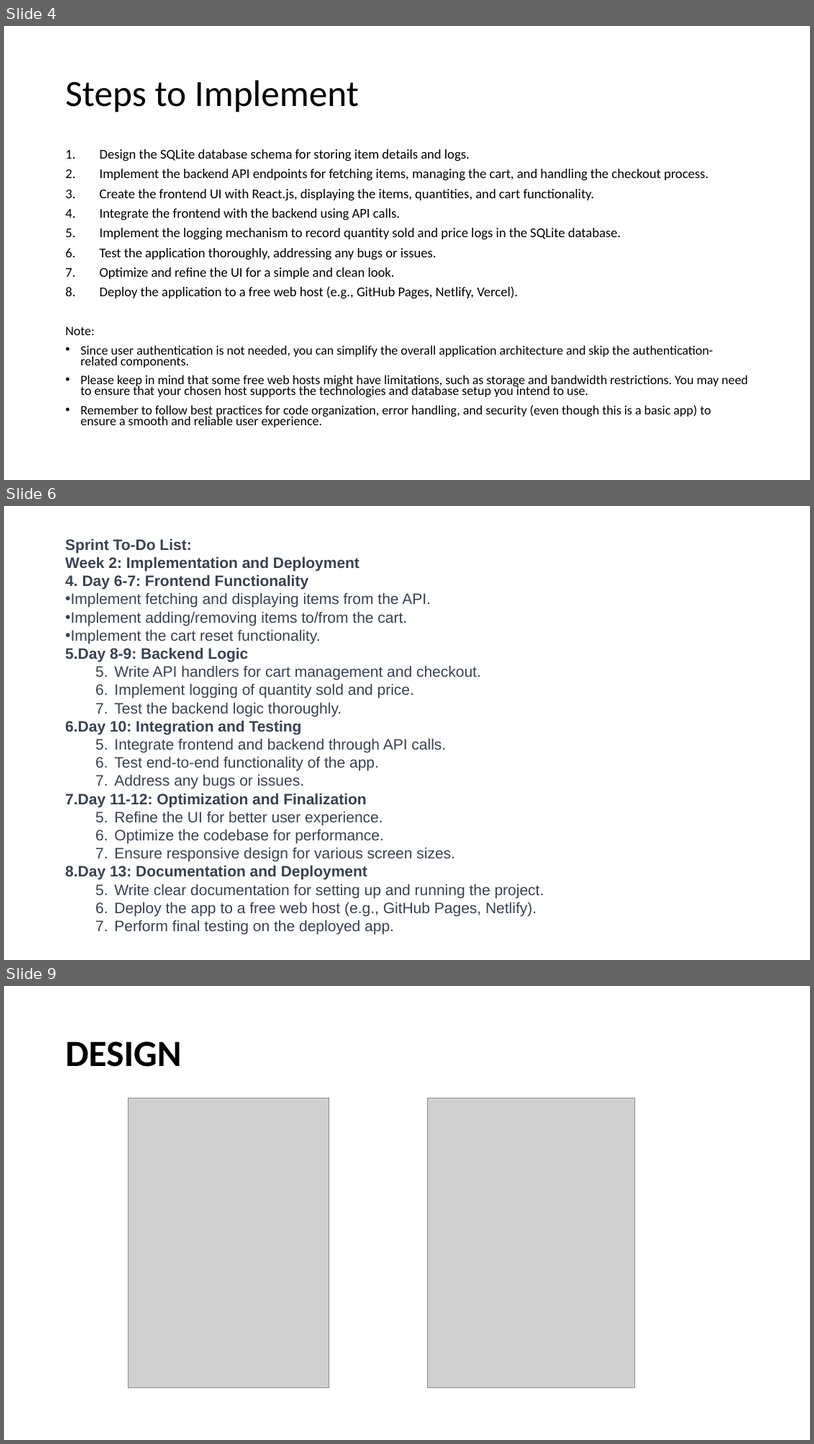
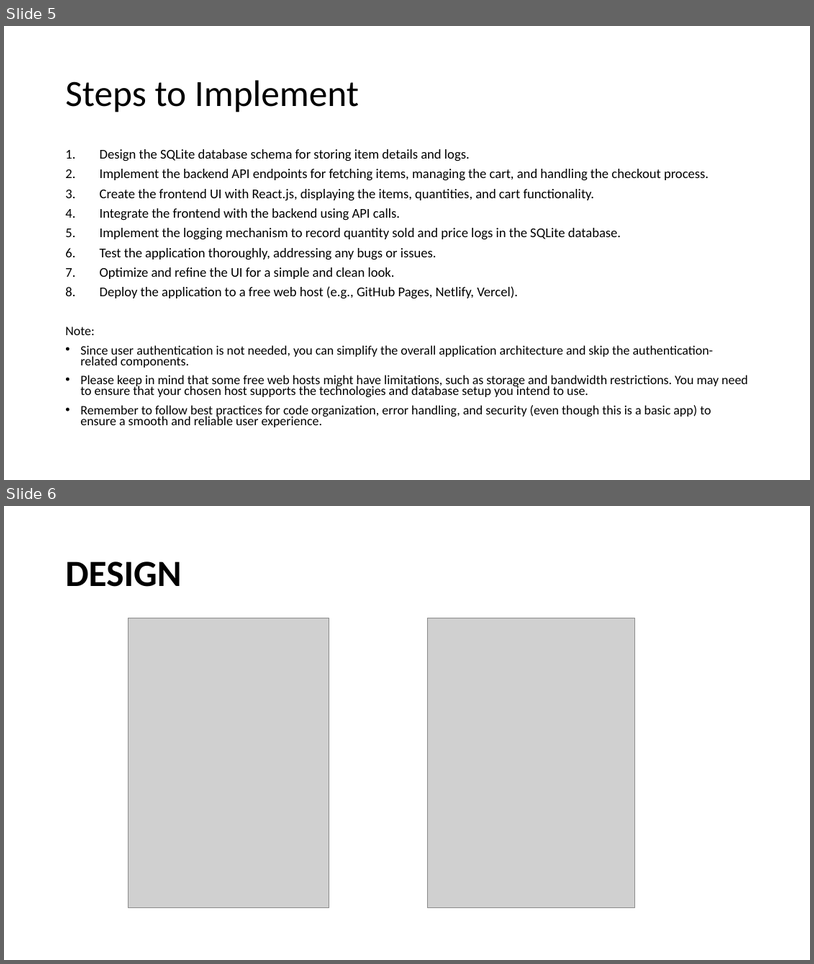
Before and after one commit to jonathanputra23/React-Store-Transactions, a slide deck: Presentation1.pptx. Shown one above the other, each under a label of ours: slides 4, 6 and 9 before the commit, slides 5 and 6 after it; the slides between them are not shown. The pictures are 814x1444 and 814x964 pixels, drawn with LibreOffice and Linux fonts; fonts in the diff are those of the drawing; grey boxes stand for pictures. Boxes give left, top, right and bottom in pixels: in the first picture for what was removed or moved away, otherwise in the second. Text is boxed around its words. In the diff, an @@ line names an element or a change of style, - is before the commit and + after.

```diff
--- a/Presentation1.pptx
+++ b/Presentation1.pptx
@@ slide 6 removed at [4, 506, 810, 960], background #FFFFFF @@
@@ text removed at [65, 538, 545, 934] @@
-Sprint To-Do List:
-Week 2: Implementation and Deployment
-4. Day 6-7: Frontend Functionality
-• Implement fetching and displaying items from the API.
-• Implement adding/removing items to/from the cart.
-• Implement the cart reset functionality.
-5. Day 8-9: Backend Logic
-  5. Write API handlers for cart management and checkout.
-  6. Implement logging of quantity sold and price.
-  7. Test the backend logic thoroughly.
-6. Day 10: Integration and Testing
-  5. Integrate frontend and backend through API calls.
-  6. Test end-to-end functionality of the app.
-  7. Address any bugs or issues.
-7. Day 11-12: Optimization and Finalization
-  5. Refine the UI for better user experience.
-  6. Optimize the codebase for performance.
-  7. Ensure responsive design for various screen sizes.
-8. Day 13: Documentation and Deployment
-  5. Write clear documentation for setting up and running the project.
-  6. Deploy the app to a free web host (e.g., GitHub Pages, Netlify).
-  7. Perform final testing on the deployed app.
@@ what was slide 4 is now slide 5 @@
@@ what was slide 9 is now slide 6 @@
```
Also in this commit, not shown: 1 slide changed, 1 slide added, 3 other slides removed, 6 other files.
